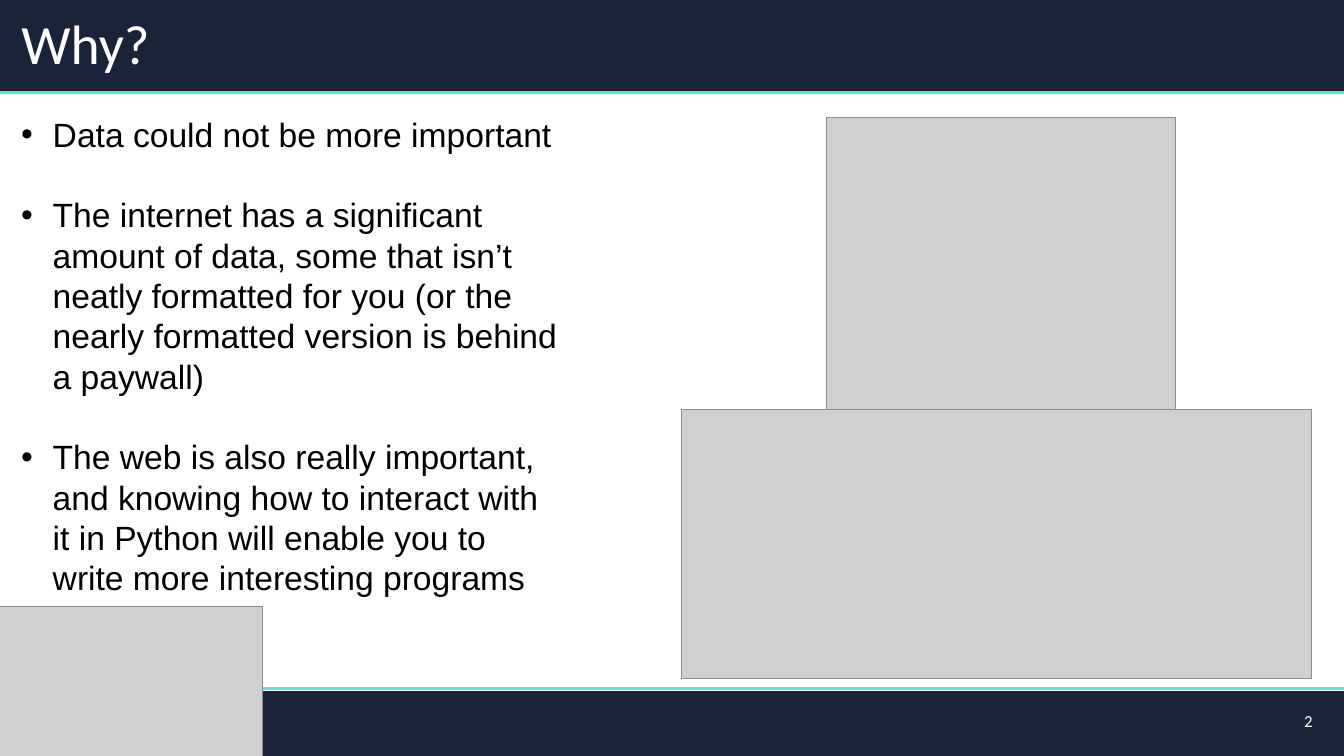
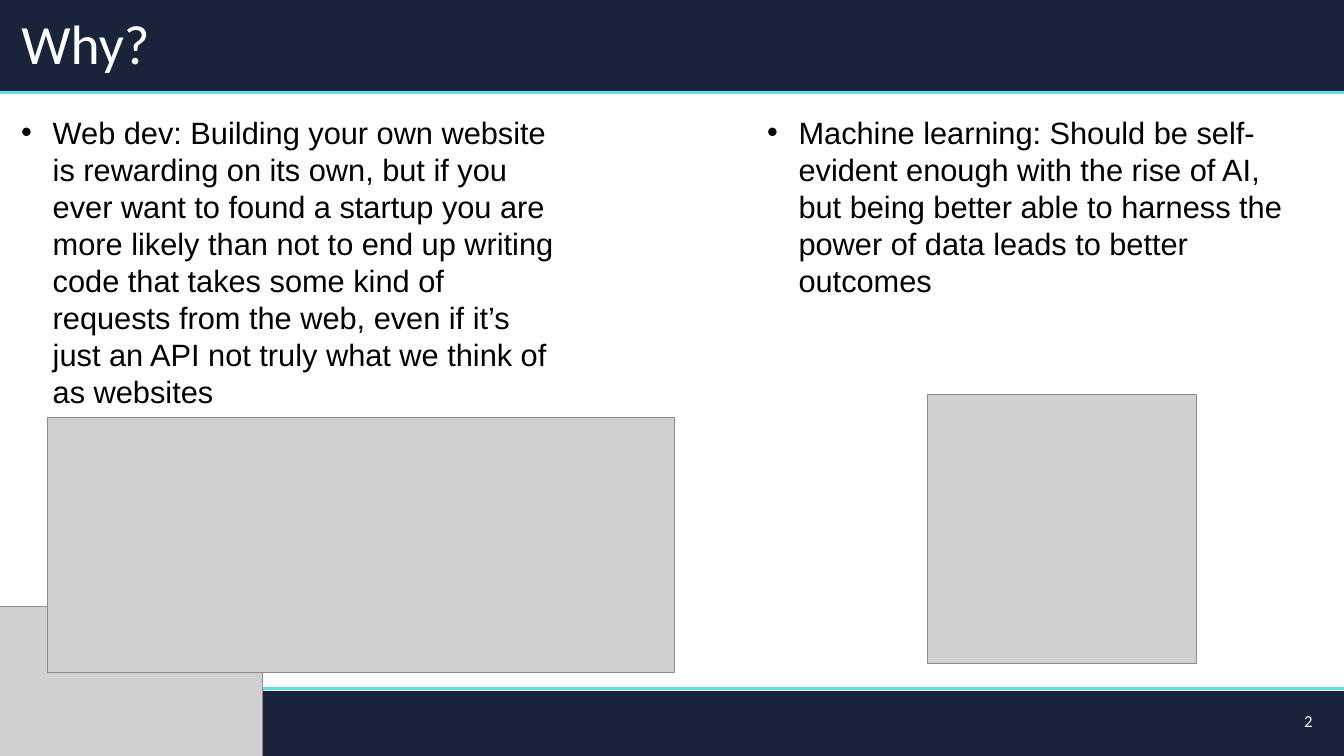
Before and after one commit to FinTechIU/pySupp, a slide deck: slide 2 of FA24/WK7/CodingSessionSeven.pptx. Drawn at 1344x756 pixels with LibreOffice and Linux fonts; fonts in the diff are those of the drawing; grey boxes stand for pictures. Boxes give left, top, right and bottom in pixels: in the first picture for what was removed or moved away, otherwise in the second. Text is boxed around its words. In the diff, an @@ line names an element or a change of style, - is before the commit and + after.

```diff
--- a/FA24/WK7/CodingSessionSeven.pptx
+++ b/FA24/WK7/CodingSessionSeven.pptx
@@ picture removed at bbox=[827, 118, 1177, 410] @@
@@ text at bbox=[53, 121, 553, 404]: text changed; size 24 to 22 pt @@
-• Data could not be more important
-• The internet has a significant amount of data, some that isn’t neatly formatted for you (or the nearly formatted version is behind a paywall)
-• The web is also really important, and knowing how to interact with it in Python will enable you to write more interesting programs
+• Web dev: Building your own website is rewarding on its own, but if you ever want to found a startup you are more likely than not to end up writing code that takes some kind of requests from the web, even if it’s just an API not truly what we think of as websites
@@ text added at bbox=[799, 121, 1282, 293], 22 pt, text #000000 @@
+• Machine learning: Should be self-evident enough with the rise of AI, but being better able to harness the power of data leads to better outcomes
@@ picture added at bbox=[48, 417, 676, 673] @@
@@ picture removed at bbox=[682, 409, 1312, 679] @@
@@ picture added at bbox=[928, 394, 1197, 663] @@
```
Also in this commit, not shown: 1 other slide changed, 1 slide added, 1 other file.
